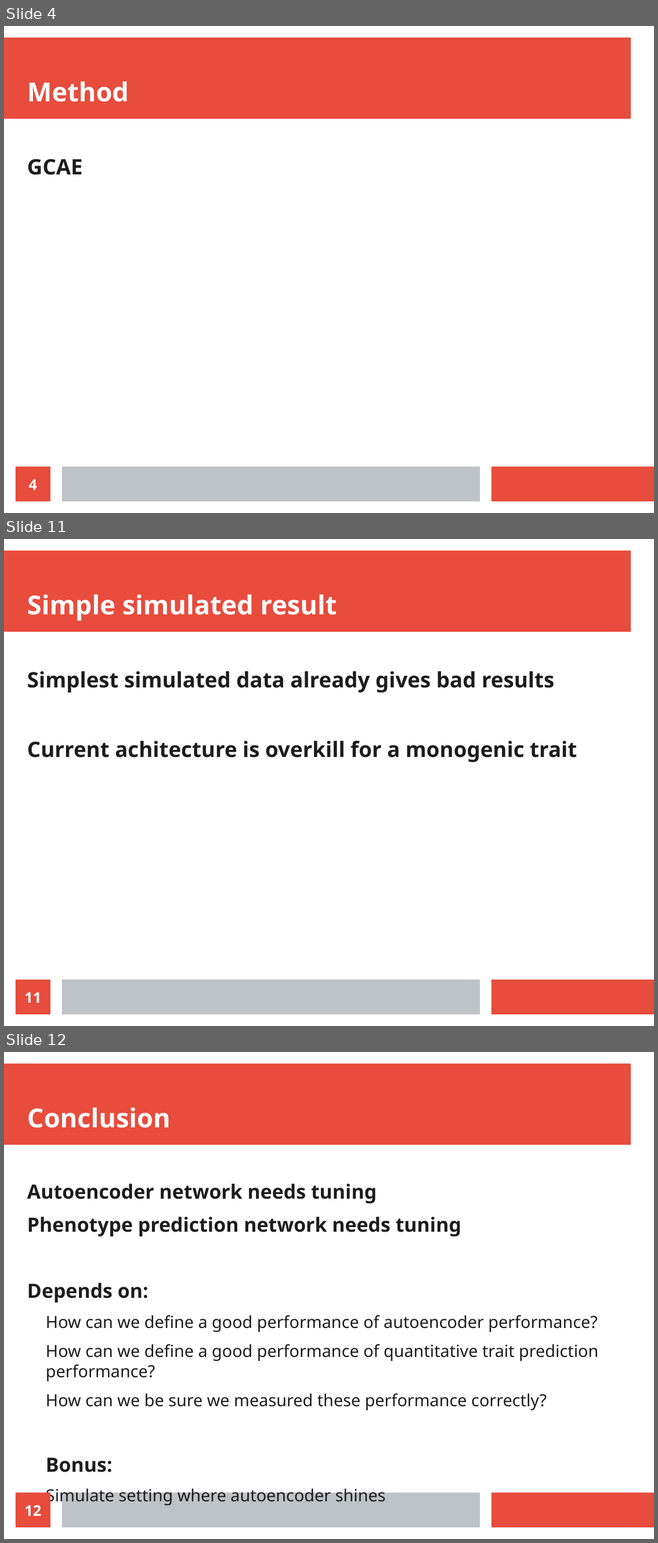
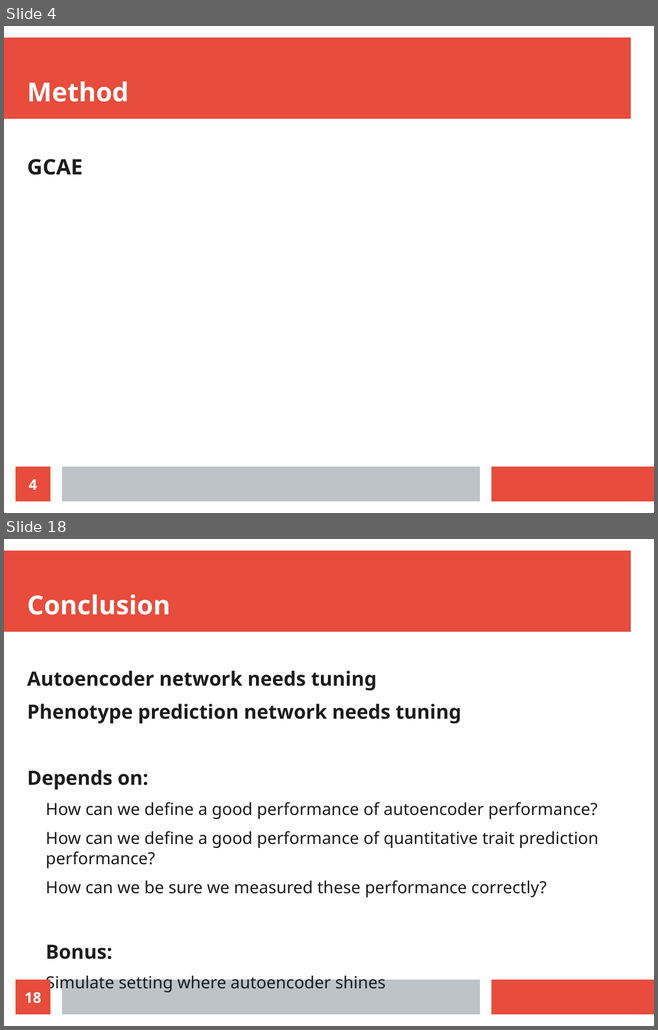
Before and after one commit to richelbilderbeek/science_presentation_20220305, a slide deck: science_presentation_20220305.odp. Shown one above the other, each under a label of ours: slides 4, 11 and 12 before the commit, slides 4 and 18 after it; the slides between them are not shown. The pictures are 658x1543 and 658x1030 pixels, drawn with LibreOffice and Linux fonts; fonts in the diff are those of the drawing. Boxes give left, top, right and bottom in pixels: in the first picture for what was removed or moved away, otherwise in the second. Text is boxed around its words. In the diff, an @@ line names an element or a change of style, - is before the commit and + after.

```diff
--- a/science_presentation_20220305.odp
+++ b/science_presentation_20220305.odp
@@ slide 11 removed at (4,539,654,1026), background #FFFFFF; not listed: 3 template elements that a slide beside it also shows @@
@@ title removed at (27,594,337,621) @@
-Simple simulated result
@@ text removed at (27,671,576,762) @@
-Simplest simulated data already gives bad results
-Current achitecture is overkill for a monogenic trait
@@ page number removed at (16,980,50,1015) @@
-11
@@ what was slide 12 is now slide 18 @@
@@ page number at (24,992,41,1004): text changed @@
-12
+18
```
Also in this commit, not shown: 6 slides changed, 8 slides added, 1 other slide removed, 4 other files.
